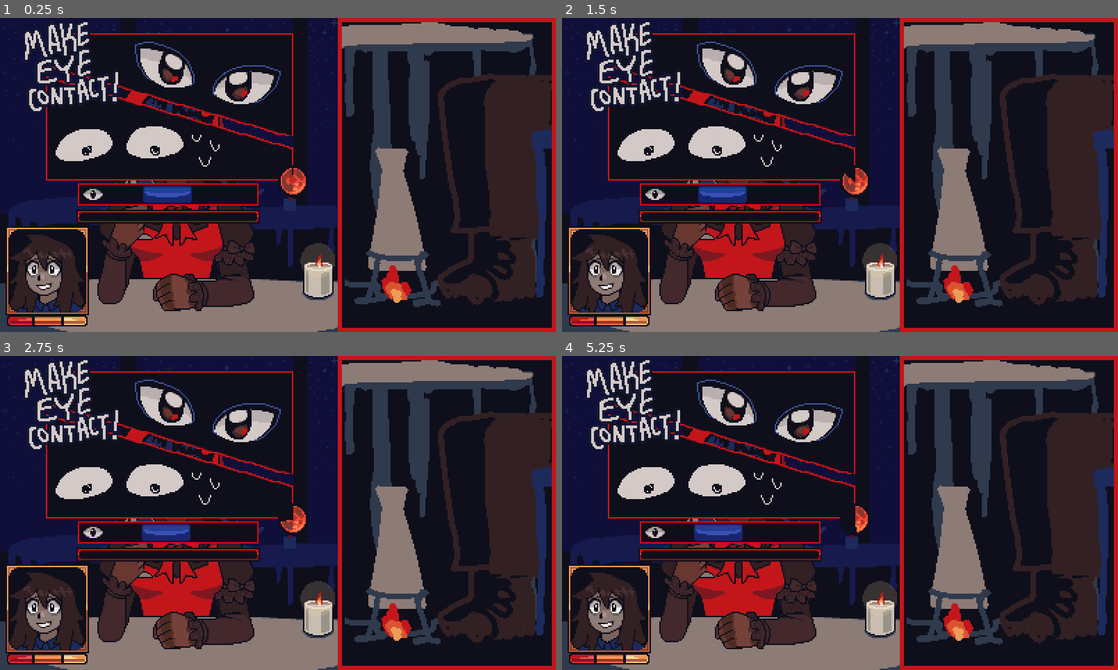
Above: before the commit, frames 1-4 (two rows, left to right).
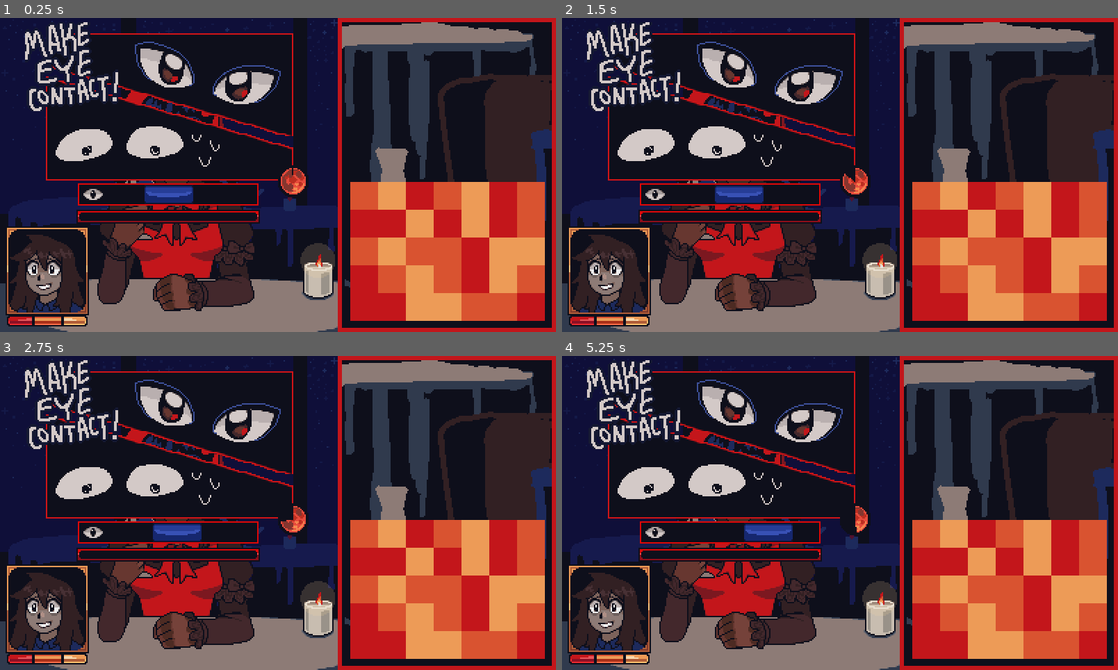
Above: after the commit, the same moments.

Repository: maxfarr/werewolf-game
Game: Godot game, scene res://scenes/main/game_screen.tscn
Same seed, same stepped clock (60 frames per second), same inputs: the game is played once before the commit and once after it.
Inputs (mouse positions are in pixels of both pictures, inside the frame that each line leads up to):
- Up to frame 1 (0.25 s): no input
- Up to frame 2 (1.5 s): tap Space at 0.5, 1.25 s; move the mouse to (962, 159) at 0.52 s; click (962, 159) at 0.67 s; move the mouse to (728, 190) at 1.27 s; click (728, 190) at 1.42 s
- Up to frame 3 (2.75 s): tap Space at 2 s; move the mouse to (333, 443) at 2.02 s; click (333, 443) at 2.17 s
- Up to frame 4 (5.25 s): tap Space at 2.75, 3.5, 4.25 s; move the mouse to (812, 575) at 2.77 s; click (812, 575) at 2.92 s; move the mouse to (1006, 560) at 3.52 s; click (1006, 560) at 3.67 s; move the mouse to (673, 465) at 4.27 s; click (673, 465) at 4.42 s; move the mouse to (867, 513) at 5.02 s; click (867, 513) at 5.17 s

The runs differ from the first frame. In frame 1, 15% of the frame differs, in the area x 25-98%, y 52-97%; in frame 2, 16%; in frame 3, 16%; in frame 4, 16%, in the area x 23-98%, y 52-97%.

Commit message:
set up basic match 3 movement logic, need to fix position bug when swiping mid animation

Diff:
--- a/scenes/main/game_screen.tscn
+++ b/scenes/main/game_screen.tscn
@@ -7,6 +7,7 @@
 [ext_resource type="PackedScene" uid="uid://cikan6wrp4482" path="res://scenes/minigames/eye_contact.tscn" id="3_t0bxb"]
 [ext_resource type="SpriteFrames" uid="uid://dmfct4ltbm0vi" path="res://assets/animations/potion_stages.tres" id="4_1rq4k"]
 [ext_resource type="SpriteFrames" uid="uid://dybs228lbkxxm" path="res://assets/animations/health_frame.tres" id="7_nmean"]
+[ext_resource type="PackedScene" uid="uid://cf6gplqeesi1j" path="res://scenes/main/match_3.tscn" id="8_bpi5a"]
 
 [node name="GameScreen" type="Node2D"]
 script = ExtResource("1_5i3jp")
@@ -72,5 +73,24 @@
 
 [node name="EyeContact" parent="CurrentMinigame" instance=ExtResource("3_t0bxb")]
 
+[node name="PotionClickArea" type="Control" parent="."]
+unique_name_in_owner = true
+layout_mode = 3
+anchors_preset = 0
+offset_left = 244.0
+offset_right = 400.0
+offset_bottom = 226.0
+
+[node name="Match3" parent="PotionClickArea" instance=ExtResource("8_bpi5a")]
+layout_mode = 1
+offset_left = 8.0
+offset_top = 118.0
+offset_right = 8.0
+offset_bottom = 118.0
+grid_width = 7
+grid_height = 5
+spacing = 20
+
 [connection signal="gui_input" from="MainClickArea" to="." method="_on_main_click_area_gui_input"]
 [connection signal="gui_input" from="MainClickArea/main_background" to="." method="_on_main_background_gui_input"]
+[connection signal="gui_input" from="PotionClickArea/Match3" to="PotionClickArea/Match3" method="_on_gui_input"]
--- /dev/null
+++ b/scenes/main/match_3.tscn
@@ -0,0 +1,14 @@
+[gd_scene load_steps=2 format=3 uid="uid://cf6gplqeesi1j"]
+
+[ext_resource type="Script" path="res://scripts/minigames/match_3.gd" id="1_yim7m"]
+
+[node name="Match3" type="Control"]
+layout_mode = 3
+anchors_preset = 15
+anchor_right = 1.0
+anchor_bottom = 1.0
+offset_right = -244.0
+offset_bottom = -113.0
+grow_horizontal = 2
+grow_vertical = 2
+script = ExtResource("1_yim7m")
--- /dev/null
+++ b/scenes/minigames/match_3_orange.tscn
@@ -0,0 +1,12 @@
+[gd_scene load_steps=3 format=3 uid="uid://c87jwitfgfk7b"]
+
+[ext_resource type="Texture2D" uid="uid://dotd4iti8tm0b" path="res://assets/Potion Screen/ingredient2.png" id="1_fxnta"]
+[ext_resource type="Script" path="res://scripts/minigames/match_3_tile.gd" id="2_5xf20"]
+
+[node name="Match3Orange" type="TextureRect"]
+offset_right = 20.0
+offset_bottom = 20.0
+texture = ExtResource("1_fxnta")
+stretch_mode = 2
+script = ExtResource("2_5xf20")
+color = "orange"
--- /dev/null
+++ b/scenes/minigames/match_3_red.tscn
@@ -0,0 +1,12 @@
+[gd_scene load_steps=3 format=3 uid="uid://cq36pjjox7tb8"]
+
+[ext_resource type="Texture2D" uid="uid://c683561n168pb" path="res://assets/Potion Screen/ingredient3.png" id="1_ujblf"]
+[ext_resource type="Script" path="res://scripts/minigames/match_3_tile.gd" id="2_k0ax2"]
+
+[node name="Match3Red" type="TextureRect"]
+offset_right = 20.0
+offset_bottom = 20.0
+texture = ExtResource("1_ujblf")
+stretch_mode = 2
+script = ExtResource("2_k0ax2")
+color = "red"
--- /dev/null
+++ b/scenes/minigames/match_3_yellow.tscn
@@ -0,0 +1,12 @@
+[gd_scene load_steps=3 format=3 uid="uid://c1f33qd33rysb"]
+
+[ext_resource type="Texture2D" uid="uid://dxrvffoqswbeu" path="res://assets/Potion Screen/ingredient1.png" id="1_u6krs"]
+[ext_resource type="Script" path="res://scripts/minigames/match_3_tile.gd" id="2_jqvib"]
+
+[node name="Match3Yellow" type="TextureRect"]
+offset_right = 20.0
+offset_bottom = 20.0
+texture = ExtResource("1_u6krs")
+stretch_mode = 2
+script = ExtResource("2_jqvib")
+color = "yellow"
--- a/scripts/minigames/eye_contact.gd
+++ b/scripts/minigames/eye_contact.gd
@@ -21,16 +21,17 @@
 	_noise.noise_type = FastNoiseLite.TYPE_SIMPLEX_SMOOTH
 	target_update_timer = Timer.new()
 	target_update_timer.one_shot = false
-	target_update_timer.wait_time = 0.5
+	target_update_timer.wait_time = 1.2
 	target_update_timer.timeout.connect(_update_target_movement)
 	add_child(target_update_timer)
 	target_update_timer.start()
+	target_velocity = Vector2(_noise.get_noise_1d(Time.get_ticks_msec())*2.0, 0.0)
 
 	%MinigameTimer.failure.connect(func(): SignalBus.minigame_failed.emit())
 	%MinigameTimer._start(time)
 
 func _update_target_movement():
-	target_velocity = Vector2(_noise.get_noise_1d(Time.get_ticks_msec()), 0.0)
+	target_velocity = Vector2(_noise.get_noise_1d(Time.get_ticks_msec())*2.0, 0.0)
 
 # Called every frame. 'delta' is the elapsed time since the previous frame.
 func _physics_process(delta):
--- /dev/null
+++ b/scripts/minigames/match_3.gd
@@ -0,0 +1,111 @@
+extends Control
+
+@export var grid_width: int
+@export var grid_height: int
+@export var spacing: int
+
+const tiles = {
+	"yellow": preload("res://scenes/minigames/match_3_yellow.tscn"),
+	"orange": preload("res://scenes/minigames/match_3_orange.tscn"),
+	"red": preload("res://scenes/minigames/match_3_red.tscn")
+}
+
+const colors = [
+	"yellow", "orange", "red"
+]
+
+var swipe_start: Vector2i
+var swipe_end: Vector2i
+
+var tiles_in_play: Array
+
+# Called when the node enters the scene tree for the first time.
+func _ready():
+	_generate_tiles()
+
+func _placed_tile_is_match(i, j, color):
+	if i > 1:
+		if tiles_in_play[i-1][j] != null and tiles_in_play[i-2][j] != null:
+			if tiles_in_play[i-1][j].color == color and tiles_in_play[i-2][j].color == color:
+				return true
+
+	if j > 1:
+		if tiles_in_play[i][j-1] != null and tiles_in_play[i][j-2] != null:
+			if tiles_in_play[i][j-1].color == color and tiles_in_play[i][j-2].color == color:
+				return true
+
+	if i < grid_height - 1 and i > 0:
+		if tiles_in_play[i-1][j] != null and tiles_in_play[i+1][j] != null:
+			if tiles_in_play[i-1][j].color == color and tiles_in_play[i+1][j].color == color:
+				return true
+
+	if j < grid_width - 1 and j > 0:
+		if tiles_in_play[i][j-1] != null and tiles_in_play[i][j+1] != null:
+			if tiles_in_play[i][j-1].color == color and tiles_in_play[i][j+1].color == color:
+				return true
+
+	return false
+
+func _generate_tiles():
+	for i in range(grid_height):
+		var row = []
+		for j in range(grid_width):
+			row.append(null)
+		tiles_in_play.append(row)
+
+	for i in range(grid_height):
+		for j in range(grid_width):
+			tiles_in_play[i][j] = tiles[colors[randi_range(0, 2)]].instantiate()
+			while _placed_tile_is_match(i, j, tiles_in_play[i][j].color):
+				tiles_in_play[i][j] = tiles[colors[randi_range(0, 2)]].instantiate()
+			tiles_in_play[i][j].position = _grid_to_pixel(i, j)
+			add_child(tiles_in_play[i][j])
+
+func _grid_to_pixel(i, j):
+	if i < 0 or j < 0 or i >= grid_height or j >= grid_width:
+		return null
+	return Vector2i(j*spacing, i*spacing)
+
+func _pixel_to_grid(pos):
+	var j = int(pos.x)/spacing
+	var i = int(pos.y)/spacing
+	if i >= grid_height or j >= grid_width:
+		return null
+	return Vector2i(j, i)
+
+func _swap_tiles(first: Vector2i, second: Vector2i):
+	var finalize_swap = func(first: Vector2i, second: Vector2i):
+		var temp = tiles_in_play[first.y][first.x]
+		tiles_in_play[first.y][first.x] = tiles_in_play[second.y][second.x]
+		tiles_in_play[second.y][second.x] = temp
+
+	var tween = create_tween()
+	var temp = tiles_in_play[first.y][first.x].position
+	tween.tween_property(tiles_in_play[first.y][first.x], "position", tiles_in_play[second.y][second.x].position, 0.5).set_trans(Tween.TRANS_EXPO).set_ease(Tween.EASE_OUT)
+	tween.parallel().tween_property(tiles_in_play[second.y][second.x], "position", temp, 0.5).set_trans(Tween.TRANS_EXPO).set_ease(Tween.EASE_OUT)
+	tween.tween_callback(finalize_swap.bind(first, second))
+
+# Called every frame. 'delta' is the elapsed time since the previous frame.
+func _process(delta):
+	pass
+
+func _is_valid_swap(first: Vector2i, second: Vector2i):
+	if first.x == second.x and abs(first.y - second.y) == 1:
+		return true
+	elif first.y == second.y and abs(first.x - second.x) == 1:
+		return true
+
+	return false
+
+func _on_gui_input(event):
+	if event is InputEventMouseButton:
+		if event.pressed:
+			swipe_start = _pixel_to_grid(event.position)
+			print("start: swipe start ", swipe_start)
+			print("start: swipe end ", swipe_end)
+		else:
+			swipe_end = _pixel_to_grid(event.position)
+			print("end: swipe start ", swipe_start)
+			print("end: swipe end ", swipe_end)
+			if swipe_start != null and _is_valid_swap(swipe_start, swipe_end):
+				_swap_tiles(swipe_start, swipe_end)
--- /dev/null
+++ b/scripts/minigames/match_3_tile.gd
@@ -0,0 +1,12 @@
+extends TextureRect
+
+@export var color: String
+
+# Called when the node enters the scene tree for the first time.
+func _ready():
+	pass # Replace with function body.
+
+
+# Called every frame. 'delta' is the elapsed time since the previous frame.
+func _process(delta):
+	pass
Not shown: 1 places in scenes/main/game_screen.tscn that only renumber resources
